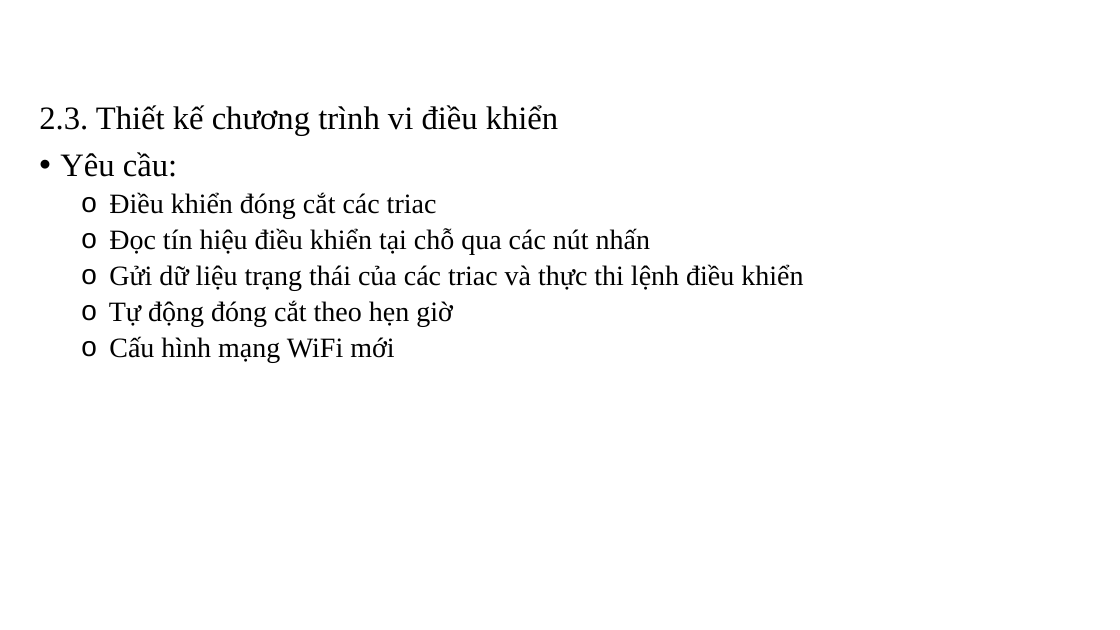
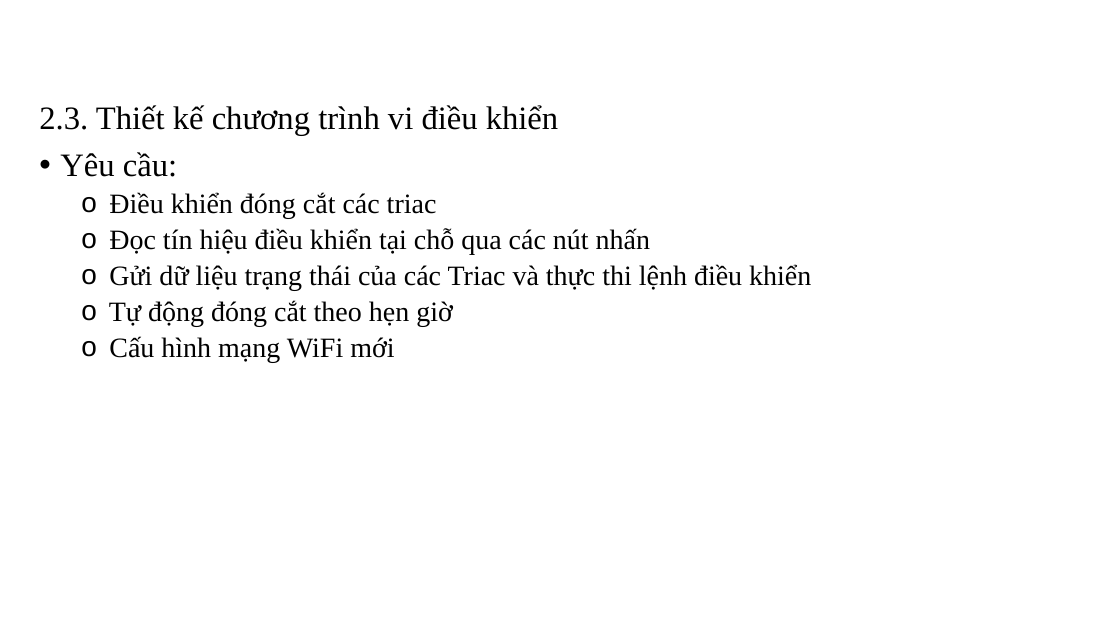
Before and after one commit to kurooroo/DATN, a slide deck: slide 14 of documents/20210111_NguyenTuanAnh_ppt.pptx. Drawn at 1120x630 pixels with LibreOffice and Linux fonts; fonts in the diff are those of the drawing; background and template pictures are left out. Boxes give left, top, right and bottom in pixels: in the first picture for what was removed or moved away, otherwise in the second. Text is boxed around its words. In the diff, an @@ line names an element or a change of style, - is before the commit and + after.

Commit message:
update bao cao va slide

```diff
--- a/documents/20210111_NguyenTuanAnh_ppt.pptx
+++ b/documents/20210111_NguyenTuanAnh_ppt.pptx
@@ text at [109, 264, 811, 291]: text changed @@
-  o Gửi dữ liệu trạng thái của các triac và thực thi lệnh điều khiển
+  o Gửi dữ liệu trạng thái của các Triac và thực thi lệnh điều khiển
```
Also in this commit, not shown: 6 other slides changed, 3 slides added, 8 other files.
